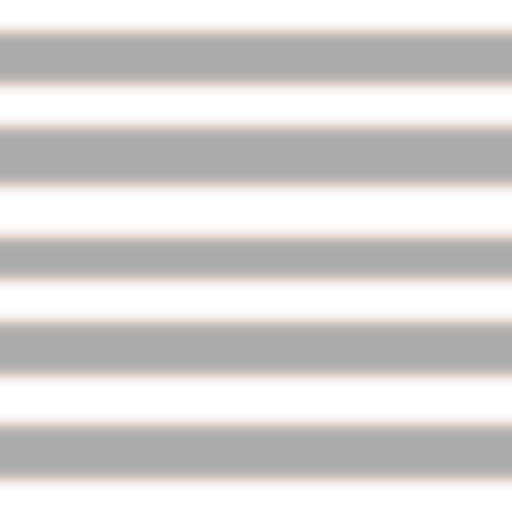
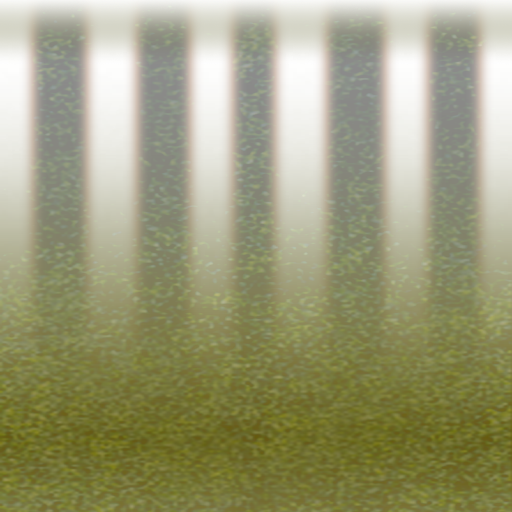
Layers edited between the first and the second 512 x 512 image:
added layer "Ebene 5" (lighten, 27%) above "Ebene 4" over left=0, top=0, right=512, bottom=512
added layer "Ebene 4" above "Ebene 3" over left=0, top=45, right=512, bottom=441
added layer "Ebene 3" above "Ebene 2" over left=0, top=440, right=512, bottom=512
added layer "Ebene 2" above "Ebene 0" over left=0, top=0, right=512, bottom=65
"Ebene 0": opacity 33% → 45%, painted on it over left=0, top=0, right=512, bottom=512
